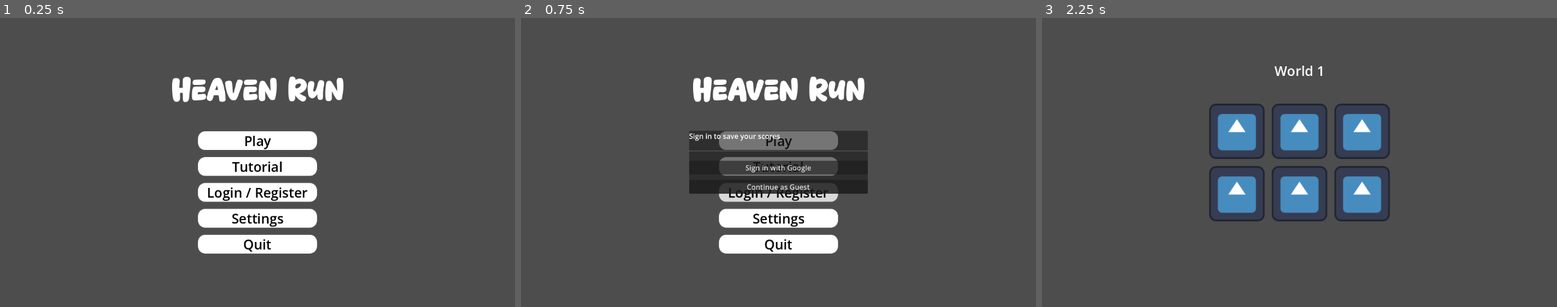
Above: before the commit, frames 1-3 (left to right).
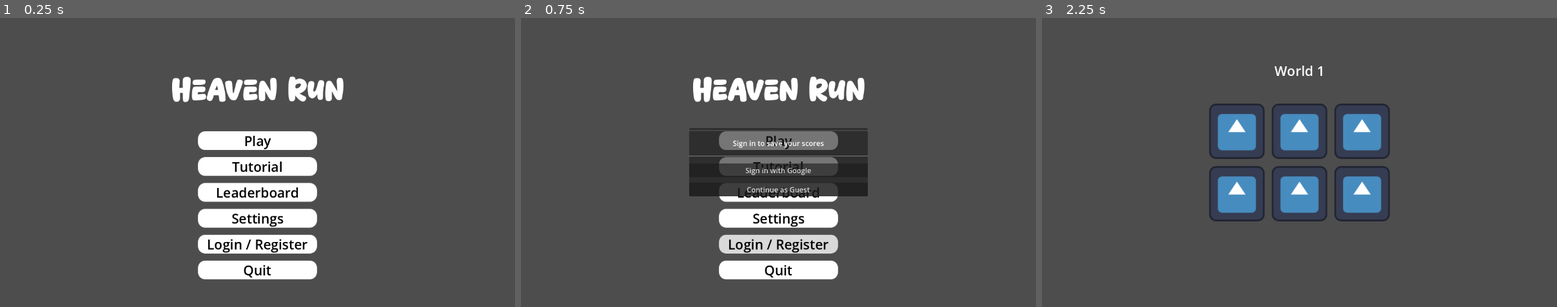
Above: after the commit, the same moments.

Repository: jpvds1/DDJD
Game: Godot game, scene res://scenes/game_controller.tscn
Same seed, same stepped clock (60 frames per second), same inputs: the game is played once before the commit and once after it. The engine's default icon, where the game draws it, is replaced by a stand-in: a white triangle on a blue panel in a dark square.
Inputs (mouse positions are in pixels of both pictures, inside the frame that each line leads up to):
- Up to frame 1 (0.25 s): no input
- Up to frame 2 (0.75 s): click "Login / Register" at 0.5 s
- Up to frame 3 (2.25 s): click (1299, 191) at 1.25 s, where only the run after the commit has a clickable "Leaderboard"; click "Play" at 2 s

The runs differ from the first frame. In frame 1, 2.3% of the frame differs, in the area x 38-62%, y 58-91%; in frame 2, 5.0%, in the area x 32-68%, y 38-91%; in frame 3, nothing differs.

Commit message:
feat: add leaderboard button to main menu UI

Diff:
--- a/platformer-game/scenes/ui/auth_menu.tscn
+++ b/platformer-game/scenes/ui/auth_menu.tscn
@@ -27,22 +27,26 @@
 layout_mode = 2
 theme_override_constants/separation = 12
 
+[node name="HSeparator2" type="HSeparator" parent="CenterContainer/PanelContainer/VBoxContainer" unique_id=1231998599]
+custom_minimum_size = Vector2(0, 10)
+layout_mode = 2
+
 [node name="TitleLabel" type="Label" parent="CenterContainer/PanelContainer/VBoxContainer" unique_id=380634313]
+layout_mode = 2
+size_flags_horizontal = 4
+size_flags_vertical = 10
+
+[node name="HSeparator" type="HSeparator" parent="CenterContainer/PanelContainer/VBoxContainer" unique_id=122060647]
+custom_minimum_size = Vector2(0, 10)
+layout_mode = 2
+
+[node name="GoogleButton" type="Button" parent="CenterContainer/PanelContainer/VBoxContainer" unique_id=1419754076]
+custom_minimum_size = Vector2(0, 20)
 layout_mode = 2
 
 [node name="ErrorLabel" type="Label" parent="CenterContainer/PanelContainer/VBoxContainer" unique_id=1415709168]
 layout_mode = 2
 
-[node name="HSeparator" type="HSeparator" parent="CenterContainer/PanelContainer/VBoxContainer" unique_id=122060647]
-custom_minimum_size = Vector2(0, 20)
-layout_mode = 2
-
-[node name="GoogleButton" type="Button" parent="CenterContainer/PanelContainer/VBoxContainer" unique_id=1419754076]
-custom_minimum_size = Vector2(0, 20)
-layout_mode = 2
-text = "Google"
-
 [node name="GuestButton" type="Button" parent="CenterContainer/PanelContainer/VBoxContainer" unique_id=1726106003]
 custom_minimum_size = Vector2(0, 20)
 layout_mode = 2
-text = "Ignore"
--- a/platformer-game/scenes/ui/leaderboard_menu.tscn
+++ b/platformer-game/scenes/ui/leaderboard_menu.tscn
@@ -29,27 +29,50 @@
 layout_mode = 2
 
 [node name="VBoxContainer" type="VBoxContainer" parent="CenterContainer/PanelContainer" unique_id=261650887]
-custom_minimum_size = Vector2(500, 500)
+custom_minimum_size = Vector2(560, 300)
 layout_mode = 2
 
 [node name="TitleLabel" type="Label" parent="CenterContainer/PanelContainer/VBoxContainer" unique_id=347957839]
 layout_mode = 2
+size_flags_horizontal = 4
 
-[node name="LevelLabel" type="Label" parent="CenterContainer/PanelContainer/VBoxContainer" unique_id=452107398]
+[node name="LevelFilter" type="HBoxContainer" parent="CenterContainer/PanelContainer/VBoxContainer" unique_id=283215646]
 layout_mode = 2
+
+[node name="FilterLabel" type="Label" parent="CenterContainer/PanelContainer/VBoxContainer/LevelFilter" unique_id=452107398]
+layout_mode = 2
+size_flags_horizontal = 10
+
+[node name="LevelOptionButton" type="OptionButton" parent="CenterContainer/PanelContainer/VBoxContainer/LevelFilter" unique_id=1335209522]
+layout_mode = 2
+size_flags_horizontal = 8
 
 [node name="HSeparator" type="HSeparator" parent="CenterContainer/PanelContainer/VBoxContainer" unique_id=1963023163]
 layout_mode = 2
 
+[node name="MyScorePanel" type="PanelContainer" parent="CenterContainer/PanelContainer/VBoxContainer" unique_id=1284320777]
+layout_mode = 2
+
+[node name="MyScoreLabel" type="Label" parent="CenterContainer/PanelContainer/VBoxContainer/MyScorePanel" unique_id=2061681487]
+layout_mode = 2
+size_flags_horizontal = 4
+
+[node name="HSeparator3" type="HSeparator" parent="CenterContainer/PanelContainer/VBoxContainer" unique_id=689023445]
+layout_mode = 2
+
 [node name="ScrollContainer" type="ScrollContainer" parent="CenterContainer/PanelContainer/VBoxContainer" unique_id=1783304739]
-custom_minimum_size = Vector2(0, 350)
+custom_minimum_size = Vector2(0, 300)
 layout_mode = 2
+size_flags_vertical = 3
 
 [node name="EntriesContainer" type="VBoxContainer" parent="CenterContainer/PanelContainer/VBoxContainer/ScrollContainer" unique_id=760667349]
 layout_mode = 2
+size_flags_horizontal = 6
+size_flags_vertical = 4
 
 [node name="HSeparator2" type="HSeparator" parent="CenterContainer/PanelContainer/VBoxContainer" unique_id=1236659923]
 layout_mode = 2
 
 [node name="CloseButton" type="Button" parent="CenterContainer/PanelContainer/VBoxContainer" unique_id=20320156]
 layout_mode = 2
+text = "Close"
--- a/platformer-game/scenes/ui/main_menu.tscn
+++ b/platformer-game/scenes/ui/main_menu.tscn
@@ -90,7 +90,7 @@
 theme_override_styles/focus = SubResource("StyleBoxEmpty_sl1te")
 text = "Tutorial"
 
-[node name="Login" type="Button" parent="VBoxContainer2" unique_id=42996142]
+[node name="Leaderboard" type="Button" parent="VBoxContainer2" unique_id=2019080867]
 layout_mode = 2
 size_flags_vertical = 3
 theme_override_colors/font_color = Color(0, 0, 0, 1)
@@ -102,6 +102,7 @@
 theme_override_styles/pressed = SubResource("StyleBoxFlat_sl1te")
 theme_override_styles/hover = SubResource("StyleBoxFlat_fe2o3")
 theme_override_styles/focus = SubResource("StyleBoxEmpty_sl1te")
+text = "Leaderboard"
 
 [node name="Settings" type="Button" parent="VBoxContainer2" unique_id=190513303]
 layout_mode = 2
@@ -116,6 +117,19 @@
 theme_override_styles/hover = SubResource("StyleBoxFlat_fe2o3")
 theme_override_styles/focus = SubResource("StyleBoxEmpty_sl1te")
 text = "Settings"
+
+[node name="Login" type="Button" parent="VBoxContainer2" unique_id=42996142]
+layout_mode = 2
+size_flags_vertical = 3
+theme_override_colors/font_color = Color(0, 0, 0, 1)
+theme_override_colors/font_focus_color = Color(0, 0, 0, 1)
+theme_override_colors/font_pressed_color = Color(0, 0, 0, 1)
+theme_override_colors/font_hover_color = Color(0, 0, 0, 1)
+theme_override_font_sizes/font_size = 30
+theme_override_styles/normal = SubResource("StyleBoxFlat_87aya")
+theme_override_styles/pressed = SubResource("StyleBoxFlat_sl1te")
+theme_override_styles/hover = SubResource("StyleBoxFlat_fe2o3")
+theme_override_styles/focus = SubResource("StyleBoxEmpty_sl1te")
 
 [node name="Quit" type="Button" parent="VBoxContainer2" unique_id=1514428815]
 layout_mode = 2
@@ -133,6 +147,7 @@
 
 [connection signal="pressed" from="VBoxContainer2/Play" to="." method="_on_play_pressed"]
 [connection signal="pressed" from="VBoxContainer2/Tutorial" to="." method="_on_tutorial_pressed"]
+[connection signal="pressed" from="VBoxContainer2/Leaderboard" to="." method="_on_leaderboard_pressed"]
+[connection signal="pressed" from="VBoxContainer2/Settings" to="." method="_on_settings_pressed"]
 [connection signal="pressed" from="VBoxContainer2/Login" to="." method="_on_login_pressed"]
-[connection signal="pressed" from="VBoxContainer2/Settings" to="." method="_on_settings_pressed"]
 [connection signal="pressed" from="VBoxContainer2/Quit" to="." method="_on_quit_pressed"]
--- a/platformer-game/scripts/supabase.gd
+++ b/platformer-game/scripts/supabase.gd
@@ -198,6 +198,17 @@
 		return res
 	return []
 
+func get_my_score(level_id: String) -> Dictionary:
+	if not is_logged_in():
+		return {}
+	var user_id = current_user.get("id", "")
+	var res = await _http_get(
+		REST_URL + "/leaderboard?user_id=eq.%s&level_id=eq.%s&order=time_ms.asc&limit=1" % [user_id, level_id]
+	)
+	if res is Array and res.size() > 0:
+		return res[0]
+	return {}
+
 # ---------------------------------------------------------
 # HTTP helpers
 # ---------------------------------------------------------
--- a/platformer-game/scripts/systems/leaderboard_menu.gd
+++ b/platformer-game/scripts/systems/leaderboard_menu.gd
@@ -1,20 +1,54 @@
 extends Control
 
-@onready var level_label: Label = $CenterContainer/PanelContainer/VBoxContainer/LevelLabel
+@onready var title_label: Label = $CenterContainer/PanelContainer/VBoxContainer/TitleLabel
+@onready var level_option: OptionButton = $CenterContainer/PanelContainer/VBoxContainer/LevelFilter/LevelOptionButton
+@onready var my_score_label: Label = $CenterContainer/PanelContainer/VBoxContainer/MyScorePanel/MyScoreLabel
 @onready var entries_container: VBoxContainer = $CenterContainer/PanelContainer/VBoxContainer/ScrollContainer/EntriesContainer
 @onready var close_button: Button = $CenterContainer/PanelContainer/VBoxContainer/CloseButton
 
-var level_id: String = ""
+var current_level: String = ""
+
+var levels: Array = []
 
 func _ready() -> void:
+	title_label.text = "Leaderboard"
 	close_button.pressed.connect(queue_free)
 
-func load_scores(p_level_id: String) -> void:
-	level_id = p_level_id
-	level_label.text = "Level: " + level_id.replace("_", " ").capitalize()
+	levels = _scan_levels()
+	for level in levels:
+		level_option.add_item(level.replace("_", " ").capitalize())
+
+	level_option.item_selected.connect(_on_level_selected)
+
+	if levels.size() > 0:
+		load_scores(levels[0])
+
+func _scan_levels() -> Array:
+	var result = []
+	var dir = DirAccess.open("res://scenes/levels")
+	if dir:
+		dir.list_dir_begin()
+		var file = dir.get_next()
+		while file != "":
+			if file.ends_with(".tscn") and not file.begins_with("empty"):
+				result.append(file.replace(".tscn", ""))
+			file = dir.get_next()
+		dir.list_dir_end()
+	result.sort()
+	return result
+
+func load_scores(level_id: String) -> void:
+	current_level = level_id
+
+	for i in range(levels.size()):
+		if levels[i] == level_id:
+			level_option.select(i)
+			break
 
 	_clear_entries()
-	_add_entry("#", "Player", "Time", true)
+	_add_header()
+
+	my_score_label.text = "Your best: loading..."
 
 	var scores = await Supabase.get_scores(level_id, 10)
 
@@ -23,39 +57,70 @@
 		empty.text = "No scores yet — be the first!"
 		empty.horizontal_alignment = HORIZONTAL_ALIGNMENT_CENTER
 		entries_container.add_child(empty)
-		return
+	else:
+		var my_user_id = ""
+		if Supabase.is_logged_in():
+			my_user_id = Supabase.current_user.get("id", "")
 
-	for i in range(scores.size()):
-		var s = scores[i]
-		var rank = "#%d" % (i + 1)
-		var username = s.get("username", "Unknown")
-		var time_str = _format_ms(s.get("time_ms", 0))
-		_add_entry(rank, username, time_str, i == 0)
+		for i in range(scores.size()):
+			var s = scores[i]
+			var is_me = s.get("user_id", "") == my_user_id
+			_add_entry(
+				"#%d" % (i + 1),
+				s.get("username", "Unknown"),
+				_format_ms(s.get("time_ms", 0)),
+				i == 0,
+				is_me
+			)
 
-# ---------------------------------------------------------
-# Helpers
-# ---------------------------------------------------------
+	if Supabase.is_logged_in():
+		var my = await Supabase.get_my_score(level_id)
+		if my.is_empty():
+			my_score_label.text = "You haven't completed this level yet"
+		else:
+			my_score_label.text = "Your best: %s" % _format_ms(my.get("time_ms", 0))
+	else:
+		my_score_label.text = "Sign in to track your score"
 
-func _add_entry(rank: String, username: String, time: String, is_first: bool = false) -> void:
+func _on_level_selected(index: int) -> void:
+	load_scores(levels[index])
+
+func _add_header() -> void:
+	var row = HBoxContainer.new()
+	row.add_theme_constant_override("separation", 16)
+	row.add_child(_make_label("#", 50, true, false))
+	row.add_child(_make_label("Player", 300, true, false))
+	row.add_child(_make_label("Time", 140, true, false, HORIZONTAL_ALIGNMENT_RIGHT))
+	entries_container.add_child(row)
+
+	var sep = HSeparator.new()
+	entries_container.add_child(sep)
+
+func _add_entry(rank: String, username: String, time: String, is_first: bool, is_me: bool) -> void:
 	var row = HBoxContainer.new()
 	row.add_theme_constant_override("separation", 16)
 
-	var rank_label = _make_label(rank, 60, is_first)
-	var name_label = _make_label(username, 280, is_first)
-	var time_label = _make_label(time, 120, is_first)
-	time_label.horizontal_alignment = HORIZONTAL_ALIGNMENT_RIGHT
+	if is_me:
+		var bg = StyleBoxFlat.new()
+		bg.bg_color = Color(1, 1, 0, 0.08)
+		row.add_theme_stylebox_override("panel", bg)
 
-	row.add_child(rank_label)
-	row.add_child(name_label)
-	row.add_child(time_label)
+	row.add_child(_make_label(rank, 50, is_first, is_me))
+	row.add_child(_make_label(username, 300, is_first, is_me))
+	row.add_child(_make_label(time, 140, is_first, is_me, HORIZONTAL_ALIGNMENT_RIGHT))
 	entries_container.add_child(row)
 
-func _make_label(text: String, min_width: int, bold: bool = false) -> Label:
+func _make_label(text: String, min_width: int, gold: bool = false, highlight: bool = false, align: HorizontalAlignment = HORIZONTAL_ALIGNMENT_LEFT) -> Label:
 	var label = Label.new()
 	label.text = text
 	label.custom_minimum_size = Vector2(min_width, 0)
-	if bold:
+	label.horizontal_alignment = align
+
+	if gold:
 		label.add_theme_color_override("font_color", Color(1, 0.85, 0.2))
+	elif highlight:
+		label.add_theme_color_override("font_color", Color(0.4, 0.8, 1.0))
+
 	return label
 
 func _clear_entries() -> void:
--- a/platformer-game/scripts/ui/main_menu.gd
+++ b/platformer-game/scripts/ui/main_menu.gd
@@ -24,7 +24,6 @@
 func _on_leaderboard_pressed() -> void:
 	var lb = preload("res://scenes/ui/leaderboard_menu.tscn").instantiate()
 	add_child(lb)
-	lb.load_scores("tutorial")
 
 func _on_settings_pressed() -> void:
 	print("Settings")
